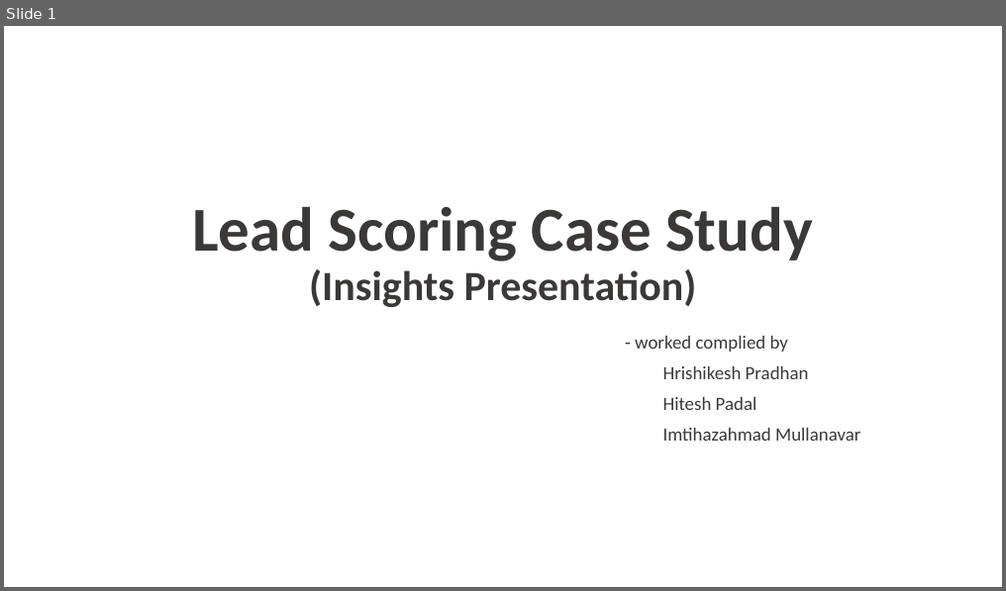
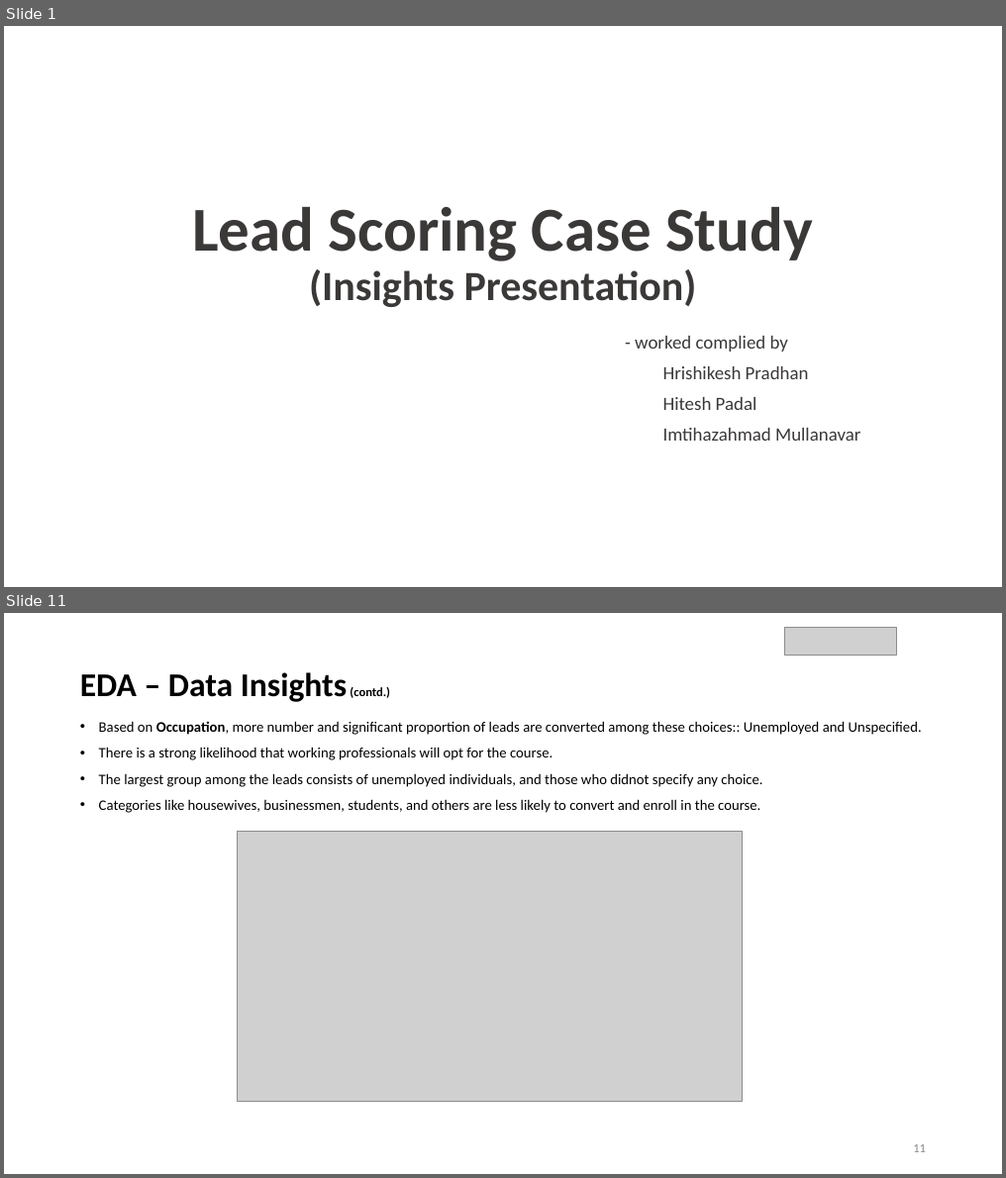
Before and after one commit to Hiteshp97/ProjCollab_LSCS_BTCH67_535, a slide deck: Lead Scoring Case Study.pptx. Shown one above the other, each under a label of ours: slide 1 before the commit, slides 1 and 11 after it; the slides between them are not shown. The pictures are 1006x591 and 1006x1178 pixels, drawn with LibreOffice and Linux fonts; fonts in the diff are those of the drawing; grey boxes stand for pictures; background and template pictures are left out. Boxes give left, top, right and bottom in pixels: in the first picture for what was removed or moved away, otherwise in the second. Text is boxed around its words. In the diff, an @@ line names an element or a change of style, - is before the commit and + after.

```diff
--- a/Lead Scoring Case Study.pptx
+++ b/Lead Scoring Case Study.pptx
@@ slide 11 added at box(4, 613, 1002, 1174), background #FFFFFF @@
@@ picture added at box(785, 627, 896, 655) @@
@@ title added at box(80, 672, 390, 702), 32 pt, text #000000, bold @@
+EDA – Data Insights (contd.)
@@ text added at box(99, 721, 922, 813), 14 pt, text #000000 @@
+• Based on Occupation, more number and significant proportion of leads are converted among these choices:: Unemployed and Unspecified.
+• There is a strong likelihood that working professionals will opt for the course.
+• The largest group among the leads consists of unemployed individuals, and those who didnot specify any choice.
+• Categories like housewives, businessmen, students, and others are less likely to convert and enroll in the course.
@@ picture added at box(238, 831, 743, 1101) @@
@@ page number added at box(913, 1145, 926, 1153), 12 pt, text #8C8C8C @@
+11
```
Also in this commit, not shown: 7 slides changed, 6 other slides added, 7 slides removed.
